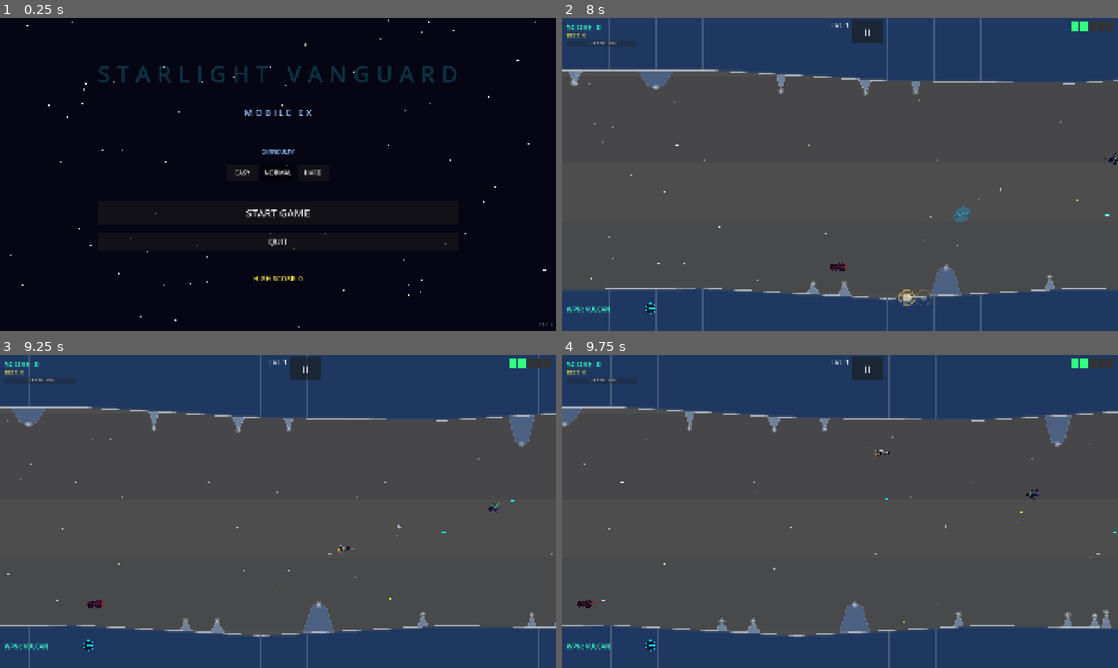
Above: before the commit, frames 1-4 (two rows, left to right).
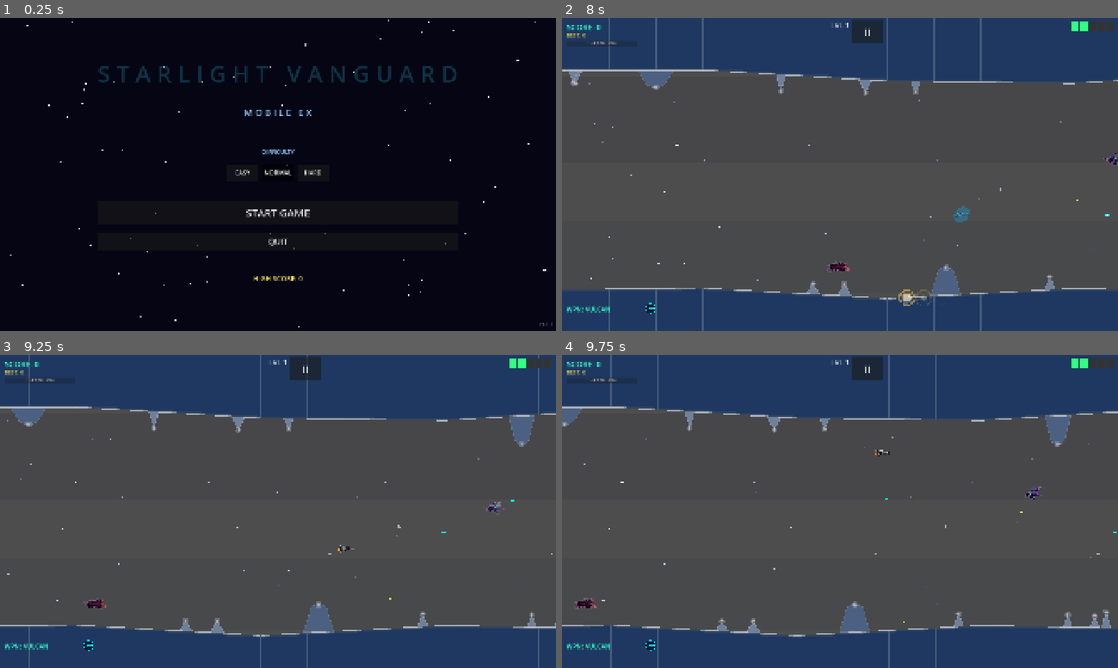
Above: after the commit, the same moments.

Repository: b6-stack/rtype-game
Game: Godot game, scene res://scenes/main_menu/MainMenu.tscn
The game is run twice, just before and just after one commit, with the same random seed, the same clock (stepped at 60 frames per second) and the same inputs.
Inputs (mouse positions are in pixels of both pictures, inside the frame that each line leads up to):
- Up to frame 1 (0.25 s): no input
- Up to frame 2 (8 s): click "EASY" at 0.5 s; click "EASY" at 1.25 s; click "NORMAL" at 2 s; click "NORMAL" at 2.75 s; click "START GAME" at 3.5 s; tap Enter at 4.25 s; move the mouse to (962, 158) at 4.27 s; hold D (move_right) 4.28-5 s; tap Z (charge) at 4.35, 5.85, 7.35 s; click (962, 158) at 4.42 s; drag from (728, 190) to (990, 165) at 5.02 s; move the mouse to (895, 105) at 5.77 s; hold D (move_right) 5.78-6.5 s; drag from (812, 237) to (1006, 215) at 6.52 s; move the mouse to (1006, 221) at 7.27 s; hold A (move_left) from 7.28 s (still down)
- Up to frame 3 (9.25 s): release A (move_left) at 8 s; drag from (111, 464) to (272, 605) at 8.02 s; move the mouse to (305, 511) at 8.77 s; hold S (move_down) from 8.78 s (still down); tap Z (charge) at 8.85 s; click (305, 511) at 8.92 s
- Up to frame 4 (9.75 s): release S (move_down) at 9.5 s; drag from (756, 433) to (1045, 498) at 9.52 s

The runs differ from the first frame. In frame 2, less than 0.1% of the frame differs, in the area x 47-100%, y 43-82%; in frame 3, less than 0.1%, in the area x 15-91%, y 46-82%; in frame 4, less than 0.1%.

Commit message:
Add additive glow halo to enemies for visibility against dark backdrops
Enemies were hard to spot against the space/terrain background. Adds
a GlowHalo sprite (additive blend, colored/scaled from the enemy's
own sprite and color) drawn behind each enemy's Sprite2D, plus a
lightened base sprite modulate. EnemySpawner re-syncs the halo after
assigning archetype-specific textures so it never lags behind stale art.

Co-Authored-By: Claude Sonnet 5 <noreply@anthropic.com>

Diff:
--- a/autoloads/GameState.gd
+++ b/autoloads/GameState.gd
@@ -8,7 +8,7 @@
 
 ## Bump this alongside export_presets.cfg's version/name on every release
 ## so the main menu version label reflects what's actually installed.
-const APP_VERSION := "1.1.0"
+const APP_VERSION := "1.1.1"
 
 signal score_changed(new_score: int)
 signal lives_changed(new_lives: int)
--- a/scenes/enemies/EnemyBase.gd
+++ b/scenes/enemies/EnemyBase.gd
@@ -32,13 +32,18 @@
 var _time: float = 0.0          # elapsed time for pattern math
 var _spawn_position: Vector2 = Vector2.ZERO
 var _sprite: Sprite2D
+var _glow_halo: Sprite2D
 
 func _ready() -> void:
 	current_health = max_health
 	_sprite = $Visual/Sprite2D
+	_glow_halo = $Visual/GlowHalo
 	if _sprite:
-		_sprite.modulate = enemy_color
+		# Lightened modulate + an additive glow halo behind the sprite so
+		# enemies read clearly against the dark starfield/terrain backdrop.
+		_sprite.modulate = enemy_color.lightened(0.2)
 		_scale_visual()
+	sync_glow_halo()
 	_shoot_timer = randf_range(0.0, shoot_cooldown)
 	_spawn_position = global_position
 
@@ -153,6 +158,17 @@
 	if _sprite:
 		_sprite.scale = Vector2(0.065, 0.065) * size_scale
 
+## Re-syncs the glow halo's texture/transform to match the visible sprite.
+## Call after changing _sprite's texture (e.g. EnemySpawner assigning an
+## archetype-specific texture) so the halo doesn't lag behind stale art.
+func sync_glow_halo() -> void:
+	if _glow_halo == null or _sprite == null:
+		return
+	_glow_halo.texture = _sprite.texture
+	_glow_halo.flip_h = _sprite.flip_h
+	_glow_halo.scale = _sprite.scale * 1.3
+	_glow_halo.modulate = Color(enemy_color.r, enemy_color.g, enemy_color.b, 0.5).lightened(0.4)
+
 func get_player_direction() -> Vector2:
 	if player_ref and is_instance_valid(player_ref):
 		return (player_ref.global_position - global_position).normalized()
--- a/scenes/enemies/EnemyBase.tscn
+++ b/scenes/enemies/EnemyBase.tscn
@@ -1,7 +1,10 @@
-[gd_scene load_steps=6 format=3 uid="uid://rtype_enemybase"]
+[gd_scene load_steps=7 format=3 uid="uid://rtype_enemybase"]
 
 [ext_resource type="Script" path="res://scenes/enemies/EnemyBase.gd" id="1_ebase"]
 [ext_resource type="Texture2D" path="res://assets/sprites/enemy_ship.png" id="2_sprite"]
+
+[sub_resource type="CanvasItemMaterial" id="CanvasItemMaterial_glow"]
+blend_mode = 1
 
 [sub_resource type="CapsuleShape2D" id="CapsuleShape2D_1"]
 radius = 16.0
@@ -17,6 +20,12 @@
 script = ExtResource("1_ebase")
 
 [node name="Visual" type="Node2D" parent="."]
+
+[node name="GlowHalo" type="Sprite2D" parent="Visual"]
+material = SubResource("CanvasItemMaterial_glow")
+scale = Vector2(0.085, 0.085)
+texture = ExtResource("2_sprite")
+modulate = Color(1, 1, 1, 0.55)
 
 [node name="Sprite2D" type="Sprite2D" parent="Visual"]
 scale = Vector2(0.065, 0.065)
--- a/scenes/enemies/EnemySpawner.gd
+++ b/scenes/enemies/EnemySpawner.gd
@@ -123,6 +123,7 @@
 			_:
 				sprite_node.texture = SPRITE_BASIC
 				sprite_node.scale = Vector2(0.065, 0.065) * enemy.size_scale
+		enemy.sync_glow_halo()
 
 	# Wire up died signal for scoring
 	enemy.died.connect(_on_enemy_died)
Not shown, changed: export_presets.cfg
